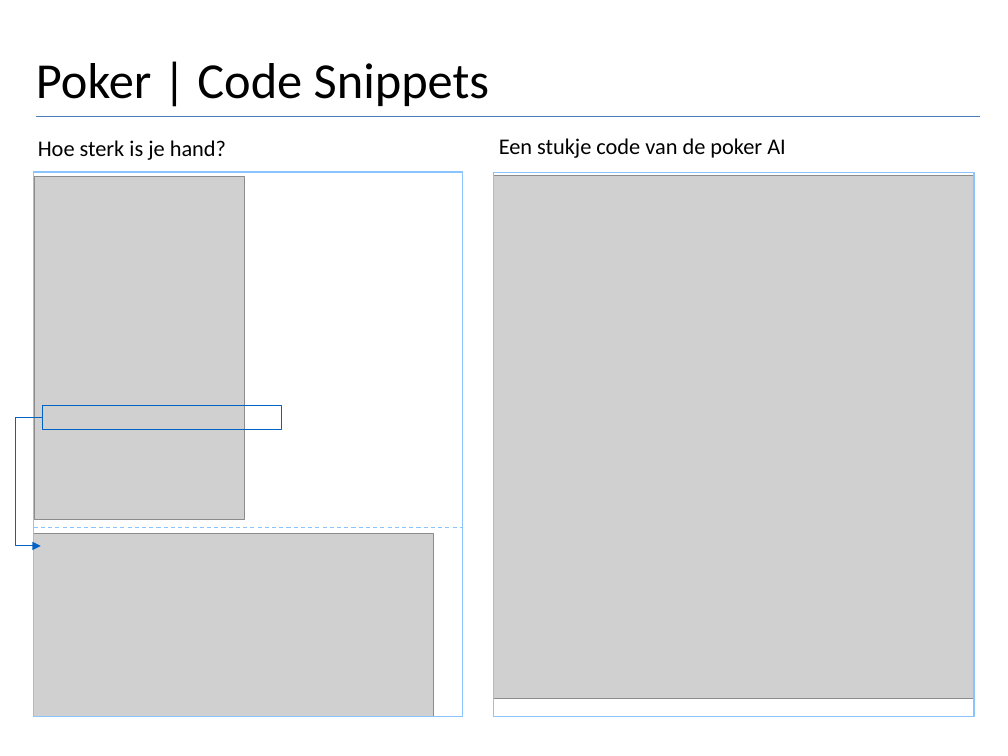
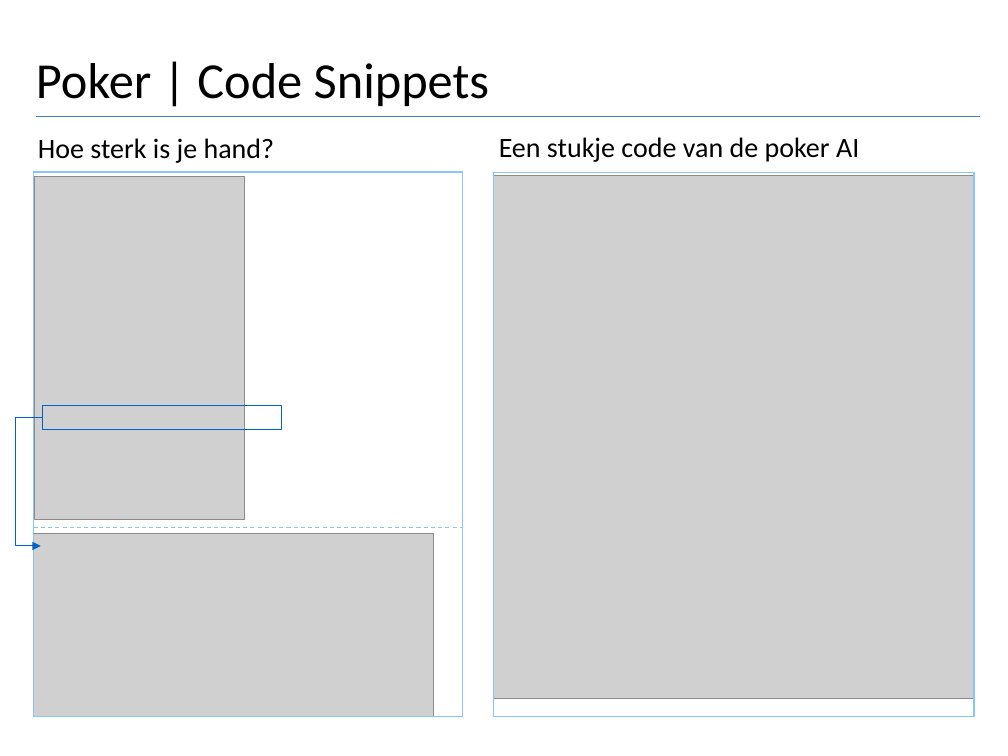
Before and after one commit to AlicedeVries/case, a slide deck: slide 8 of Case presentatie~4.pptx (slide 7 before the commit). Drawn at 1008x756 pixels with LibreOffice and Linux fonts; fonts in the diff are those of the drawing; grey boxes stand for pictures. Boxes give left, top, right and bottom in pixels: in the first picture for what was removed or moved away, otherwise in the second. Text is boxed around its words. In the diff, an @@ line names an element or a change of style, - is before the commit and + after.

```diff
--- a/Case presentatie~4.pptx
+++ b/Case presentatie~4.pptx
@@ text "Hoe sterk is je hand?" at [38,138,275,163]: size 16 to 20 pt @@
@@ text "Een stukje code van de ..." at [499,137,859,162]: size 16 to 20 pt @@
```
Also in this commit, not shown: 6 other slides changed, 1 slide added, 2 other files.
